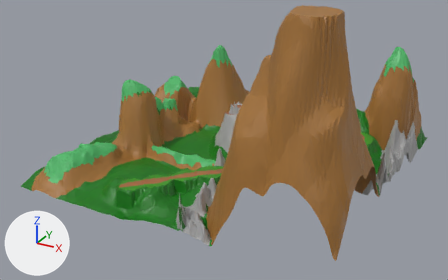
The FBX model Assets/cosas/Terrain/terrain.fbx: old version first, new version second.
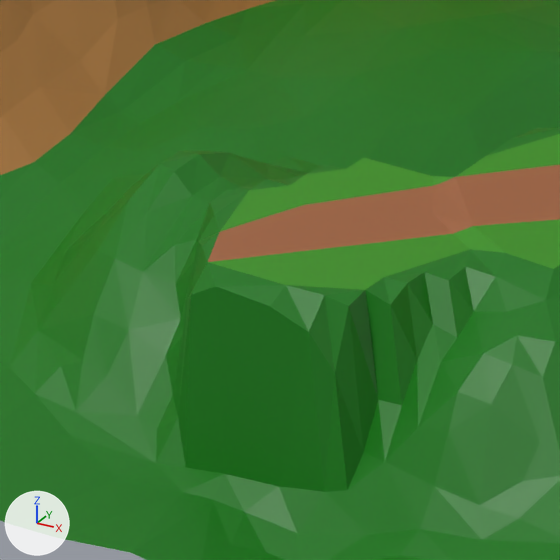
There are two pictures of each version: one whole from a 50 mm camera at (351.0, -2171.0, 897.0) aimed at (-512.0, -601.0, 112.0), one close up on the part from 22% to 34% of the width and 58% to 77% of the height. The axes (+X, +Y, +Z) are drawn at lower left. The lights are the same throughout. Where no turn or scale is listed for an object, it has been applied to the vertices.

In view in the first close-up: 'Terrain', 'Terrain.001'.
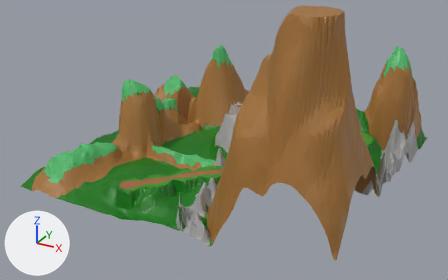
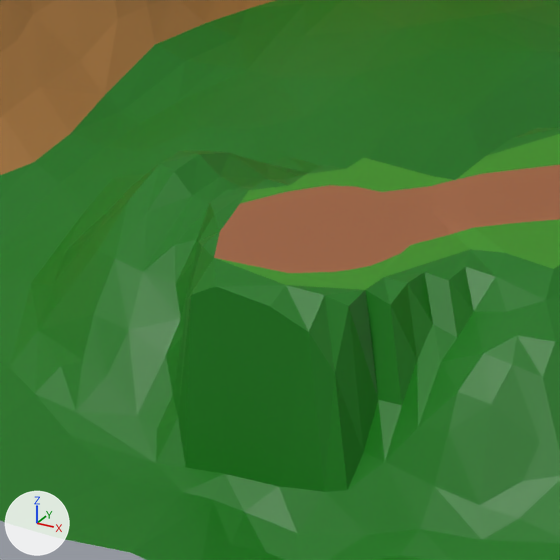
Changed parts and their boxes [x1, y1, x2, y2] in the close-ups (560 x 560 px; the box of a moved part takes in the faces that stretch with it):
'Terrain.001', reshaped
    before: [208, 165, 560, 262]
    after: [214, 165, 560, 273]
part 1 of me_terrain, moved or reshaped
    both: [188, 156, 486, 298]
part 2 of me_terrain_001, moved or reshaped
    before: [208, 174, 479, 262]
    after: [214, 175, 479, 273]

What changed in the scene script:
```text
Change me_terrain:
    where me_terrain.from_pydata(...)  # 8231 vertices, 15624 faces; spans x -1000.0..0.0, y -1000.0..0.0, z 0.0..600.0
    me_terrain part 1
    me_terrain.vertices[5038].co: (-633.0, -875.0, 66.0) -> (-633.0, -875.0, 65.0)  # pixel (455, 176) -> pixel (455, 179)
    me_terrain.vertices[5214].co: (-664.0, -945.0, 64.0) -> (-664.0, -942.0, 64.0)  # pixel (207, 262) -> pixel (213, 257)
    me_terrain.vertices[8053].co: (-652.0, -896.0, 64.0) -> (-655.0, -890.0, 64.0)  # pixel (351, 197) -> pixel (355, 186)
    me_terrain.vertices[8057].co: (-658.0, -902.0, 64.0) -> (-662.0, -893.0, 64.0)  # pixel (321, 202) -> pixel (329, 185)
    me_terrain.vertices[8071].co: (-661.0, -906.0, 64.0) -> (-670.0, -902.0, 64.0)  # pixel (303, 204) -> pixel (288, 191)
    me_terrain.vertices[8086].co: (-665.0, -914.0, 64.0) -> (-677.0, -914.0, 64.0)  # pixel (276, 213) -> pixel (240, 203)
    me_terrain.vertices[8104].co: (-650.0, -894.0, 64.0) -> (-647.0, -889.0, 64.0)  # pixel (364, 196) -> pixel (382, 192)
    me_terrain.vertices[8113].co: (-627.0, -911.0, 64.0) -> (-622.0, -911.0, 64.0)  # pixel (394, 240) -> pixel (410, 245)
    me_terrain.vertices[8120].co: (-639.0, -922.0, 64.0) -> (-628.0, -930.0, 64.0)  # pixel (334, 247) -> pixel (350, 269)
    me_terrain.vertices[8144].co: (-633.0, -916.0, 64.0) -> (-621.0, -916.0, 64.0)  # pixel (364, 243) -> pixel (401, 252)
    me_terrain.vertices[8146].co: (-651.0, -933.0, 64.0) -> (-641.0, -940.0, 64.0)  # pixel (276, 254) -> pixel (288, 273)
    me_terrain.vertices[8154].co: (-634.0, -918.0, 64.0) -> (-623.0, -921.0, 64.0)  # pixel (358, 244) -> pixel (387, 259)
    me_terrain.vertices[8159].co: (-623.0, -907.0, 65.0) -> (-620.0, -907.0, 65.0)  # pixel (414, 238) -> pixel (425, 241)
    me_terrain.vertices[8179].co: (-624.0, -908.0, 65.0) -> (-620.0, -908.0, 65.0)  # pixel (411, 238) -> pixel (422, 241)
    me_terrain.vertices[8184].co: (-637.0, -920.0, 64.0) -> (-624.0, -926.0, 64.0)  # pixel (343, 246) -> pixel (370, 265)
    me_terrain.vertices[8191].co: (-642.0, -925.0, 64.0) -> (-631.0, -934.0, 64.0)  # pixel (318, 249) -> pixel (333, 271)
Change me_terrain_001:
    where me_terrain_001.from_pydata(...)  # 404 vertices, 314 faces; spans x -672.0..-138.0, y -945.0..-304.0, z 64.0..171.0
    me_terrain_001 part 2
    me_terrain_001.vertices[107].co: (-633.0, -875.0, 66.0) -> (-633.0, -875.0, 65.0)  # pixel (455, 176) -> pixel (455, 179)
    me_terrain_001.vertices[108].co: (-664.0, -945.0, 64.0) -> (-664.0, -942.0, 64.0)  # pixel (207, 262) -> pixel (213, 257)
    me_terrain_001.vertices[227].co: (-652.0, -896.0, 64.0) -> (-655.0, -890.0, 64.0)  # pixel (351, 197) -> pixel (355, 186)
    me_terrain_001.vertices[231].co: (-658.0, -902.0, 64.0) -> (-662.0, -893.0, 64.0)  # pixel (321, 202) -> pixel (329, 185)
    me_terrain_001.vertices[245].co: (-661.0, -906.0, 64.0) -> (-670.0, -902.0, 64.0)  # pixel (303, 204) -> pixel (288, 191)
    me_terrain_001.vertices[260].co: (-665.0, -914.0, 64.0) -> (-677.0, -914.0, 64.0)  # pixel (276, 213) -> pixel (240, 203)
    me_terrain_001.vertices[278].co: (-650.0, -894.0, 64.0) -> (-647.0, -889.0, 64.0)  # pixel (364, 196) -> pixel (382, 192)
    me_terrain_001.vertices[287].co: (-627.0, -911.0, 64.0) -> (-622.0, -911.0, 64.0)  # pixel (394, 240) -> pixel (410, 245)
    me_terrain_001.vertices[293].co: (-639.0, -922.0, 64.0) -> (-628.0, -930.0, 64.0)  # pixel (334, 247) -> pixel (350, 269)
    me_terrain_001.vertices[316].co: (-633.0, -916.0, 64.0) -> (-621.0, -916.0, 64.0)  # pixel (364, 243) -> pixel (401, 252)
    me_terrain_001.vertices[318].co: (-651.0, -933.0, 64.0) -> (-641.0, -940.0, 64.0)  # pixel (276, 254) -> pixel (288, 273)
    me_terrain_001.vertices[326].co: (-634.0, -918.0, 64.0) -> (-623.0, -921.0, 64.0)  # pixel (358, 244) -> pixel (387, 259)
    me_terrain_001.vertices[331].co: (-623.0, -907.0, 65.0) -> (-620.0, -907.0, 65.0)  # pixel (414, 238) -> pixel (425, 241)
    me_terrain_001.vertices[351].co: (-624.0, -908.0, 65.0) -> (-620.0, -908.0, 65.0)  # pixel (411, 238) -> pixel (422, 241)
    me_terrain_001.vertices[356].co: (-637.0, -920.0, 64.0) -> (-624.0, -926.0, 64.0)  # pixel (343, 246) -> pixel (370, 265)
    me_terrain_001.vertices[363].co: (-642.0, -925.0, 64.0) -> (-631.0, -934.0, 64.0)  # pixel (318, 249) -> pixel (333, 271)
```
